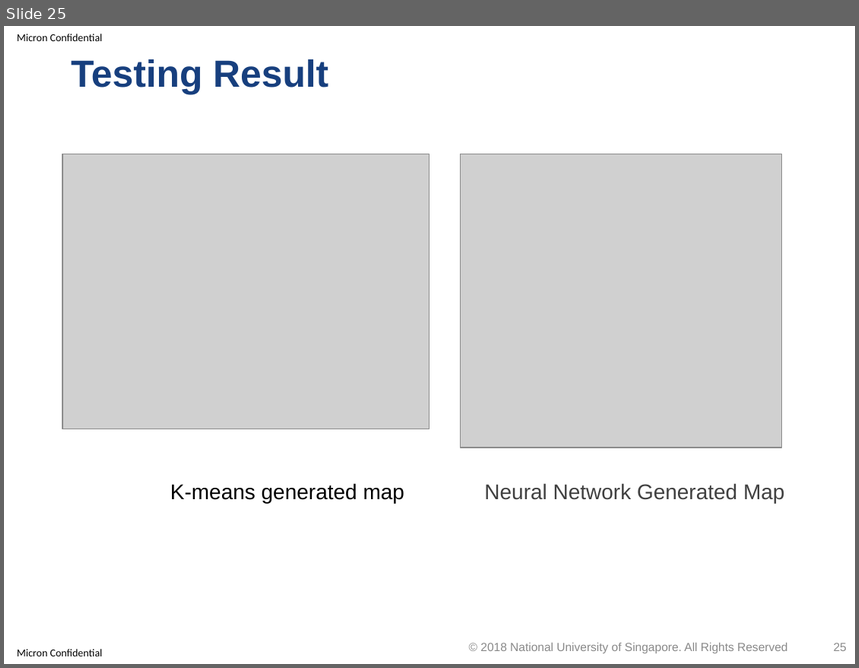
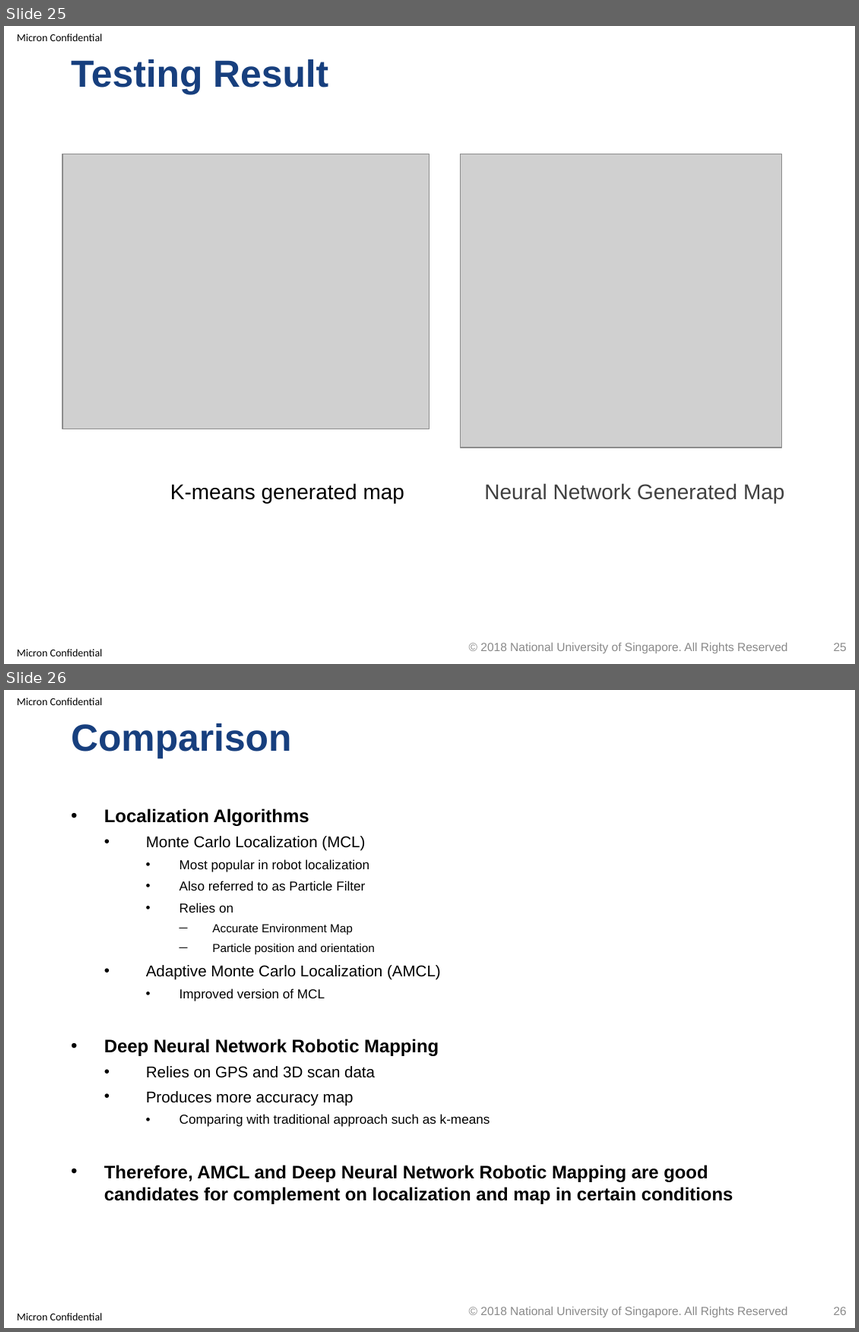
Before and after one commit to optimusium/3dscan, a slide deck: PracticeModule_Presentation.pptx. Shown one above the other, each under a label of ours: slide 25 before the commit, slides 25 and 26 after it. The pictures are 859x668 and 859x1332 pixels, drawn with LibreOffice and Linux fonts; fonts in the diff are those of the drawing; grey boxes stand for pictures; background and template pictures are left out. Boxes give left, top, right and bottom in pixels: in the first picture for what was removed or moved away, otherwise in the second. Text is boxed around its words. In the diff, an @@ line names an element or a change of style, - is before the commit and + after.

Commit message:
Update report and presentation documents to add particle filter and visualization;

```diff
--- a/PracticeModule_Presentation.pptx
+++ b/PracticeModule_Presentation.pptx
@@ slide 26 added at (4, 690, 855, 1328), background #FFFFFF; not listed: 2 template elements that a slide beside it also shows @@
@@ title added at (71, 723, 291, 758), 32 pt, text #173F7E, bold @@
+Comparison
@@ text added at (104, 809, 734, 1205), 15.4 pt, text #000000 @@
+• Localization Algorithms
+  • Monte Carlo Localization (MCL)
+    • Most popular in robot localization
+    • Also referred to as Particle Filter
+    • Relies on
+      ─ Accurate Environment Map
+      ─ Particle position and orientation
+  • Adaptive Monte Carlo Localization (AMCL)
+    • Improved version of MCL
+• Deep Neural Network Robotic Mapping
+  • Relies on GPS and 3D scan data
+  • Produces more accuracy map
+    • Comparing with traditional approach such as k-means
+• Therefore, AMCL and Deep Neural Network Robotic Mapping are good candidates for complement on localization and map in certain conditions
@@ text added at (481, 1307, 788, 1318), 10 pt, text #898989 @@
+© 2018 National University of Singapore. All Rights Reserved
@@ page number added at (834, 1307, 847, 1315), 10 pt, text #8C8C8C @@
+26
```
Also in this commit, not shown: 3 other slides added, 1 other file.
